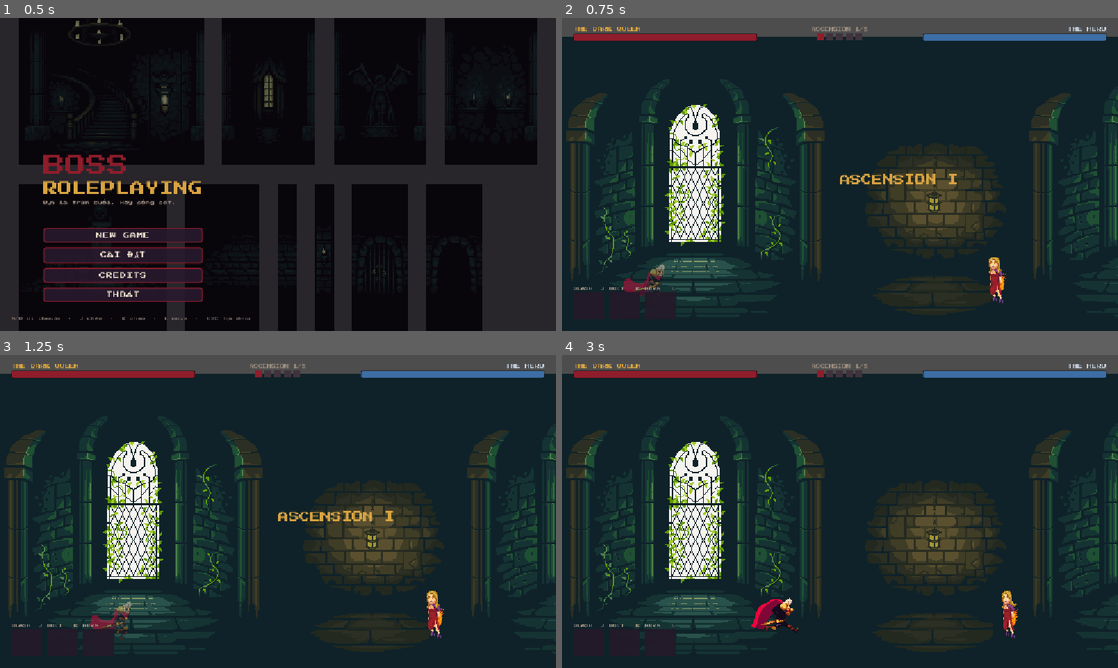
Above: before the commit, frames 1-4 (two rows, left to right).
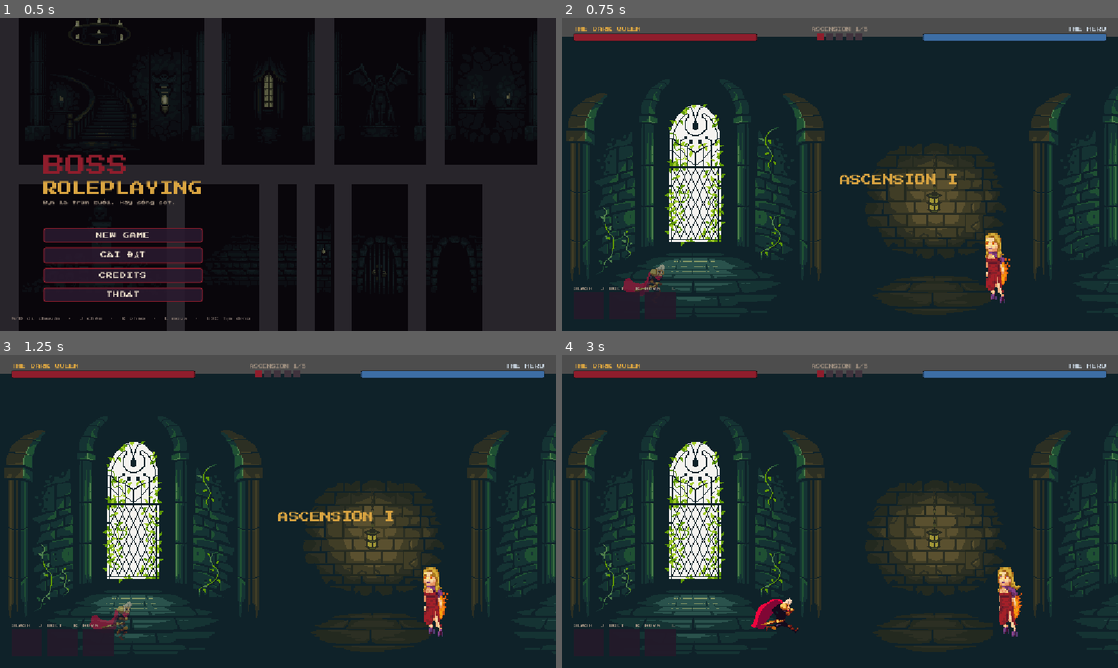
Above: after the commit, the same moments.

Repository: hieubqdsm/boss-roleplaying
Game: Godot game, scene res://scenes/main_menu.tscn
Same seed, same stepped clock (60 frames per second), same inputs: the game is played once before the commit and once after it.
Inputs:
- Up to frame 1 (0.5 s): no input
- Up to frame 2 (0.75 s): click "NEW GAME" at 0.5 s
- Up to frame 3 (1.25 s): no input
- Up to frame 4 (3 s): hold D (move_right) 1.28-2.03 s; hold A (move_left) 2.03-2.78 s; hold D (move_right) from 2.78 s (still down)

Frame 1 is identical in both runs. In frame 2, 0.6% of the frame differs, in the area x 76-81%, y 68-92%; in frame 3, 0.6%; in frame 4, 0.7%, in the area x 78-83%, y 67-91%.

Commit message:
F-001: fix feedback playtest 1 — queen x3, bolt sprite fire-ball rieng, respawn Timer node + log [ARENA], reset mau queen moi round

Diff:
--- a/assets/sprites/fx/fx_frames.tres
+++ b/assets/sprites/fx/fx_frames.tres
@@ -1,12 +1,10 @@
-[gd_resource type="SpriteFrames" load_steps=24 format=3]
+[gd_resource type="SpriteFrames" load_steps=23 format=3]
 
-[ext_resource type="Texture2D" path="res://assets/sprites/queen/f8.png" id="tex_f8"]
+[ext_resource type="Texture2D" path="res://assets/sprites/fx/fireball_0.png" id="tex_fireball_0"]
 
-[ext_resource type="Texture2D" path="res://assets/sprites/queen/f9.png" id="tex_f9"]
+[ext_resource type="Texture2D" path="res://assets/sprites/fx/fireball_1.png" id="tex_fireball_1"]
 
-[ext_resource type="Texture2D" path="res://assets/sprites/queen/f10.png" id="tex_f10"]
-
-[ext_resource type="Texture2D" path="res://assets/sprites/queen/f11.png" id="tex_f11"]
+[ext_resource type="Texture2D" path="res://assets/sprites/fx/fireball_2.png" id="tex_fireball_2"]
 
 [ext_resource type="Texture2D" path="res://assets/sprites/fx/ghostv_0.png" id="tex_ghostv_0"]
 
@@ -49,7 +47,7 @@
 [resource]
 
 animations = [{
-"frames": [{"duration": 1.0, "texture": ExtResource("tex_f8")}, {"duration": 1.0, "texture": ExtResource("tex_f9")}, {"duration": 1.0, "texture": ExtResource("tex_f10")}, {"duration": 1.0, "texture": ExtResource("tex_f11")}],
+"frames": [{"duration": 1.0, "texture": ExtResource("tex_fireball_0")}, {"duration": 1.0, "texture": ExtResource("tex_fireball_1")}, {"duration": 1.0, "texture": ExtResource("tex_fireball_2")}],
 "loop": true,
 "name": &"bolt",
 "speed": 10.0
--- a/project.godot
+++ b/project.godot
@@ -1,5 +1,10 @@
 ; Engine configuration file.
-; Boss Roleplaying — Godot 4.7.1 (xem docs/ROADMAP.md)
+; It's best edited using the editor UI and not directly,
+; since the parameters that go here are not all obvious.
+;
+; Format:
+;   [section] ; section goes between []
+;   param=value ; assign values to parameters
 
 config_version=5
 
@@ -11,10 +16,6 @@
 config/features=PackedStringArray("4.7")
 config/icon="res://icon.svg"
 
-[audio]
-
-buses/default_bus_layout="res://default_bus_layout.tres"
-
 [autoload]
 
 Events="*res://autoload/events.gd"
@@ -23,10 +24,7 @@
 
 [display]
 
-window/size/viewport_width=1152
-window/size/viewport_height=648
 window/stretch/mode="canvas_items"
-window/stretch/aspect="keep"
 
 [input]
 
@@ -66,10 +64,6 @@
 ]
 }
 
-[physics]
-
-common/physics_ticks_per_second=60
-
 [rendering]
 
 textures/canvas_textures/default_texture_filter=0
--- a/scenes/arena.tscn
+++ b/scenes/arena.tscn
@@ -27,3 +27,11 @@
 [node name="PauseUI" parent="." instance=ExtResource("6_pause")]
 
 [node name="EndUI" parent="." instance=ExtResource("7_end")]
+
+[node name="RespawnTimer" type="Timer" parent="."]
+wait_time = 2.2
+one_shot = true
+
+[node name="EndTimer" type="Timer" parent="."]
+wait_time = 1.6
+one_shot = true
--- a/scenes/entities/queen.tscn
+++ b/scenes/entities/queen.tscn
@@ -8,8 +8,8 @@
 script = ExtResource("1_queen")
 
 [node name="AnimatedSprite2D" type="AnimatedSprite2D" parent="."]
-position = Vector2(0, -56)
-scale = Vector2(2, 2)
+position = Vector2(0, -84)
+scale = Vector2(3, 3)
 sprite_frames = ExtResource("2_frames")
 animation = &"idle"
 
--- a/scripts/arena.gd
+++ b/scripts/arena.gd
@@ -26,8 +26,9 @@
 var fight_time := 0.0
 var damage_dealt := 0
 var damage_taken := 0
-var _respawn_timer := 0.0
-var _end_timer := 0.0
+
+@onready var respawn_timer: Timer = $RespawnTimer
+@onready var end_timer: Timer = $EndTimer
 
 const ROMAN := ["I", "II", "III", "IV", "V"]
 
@@ -43,6 +44,8 @@
 	queen.health.health_changed.connect(hud.update_queen_hp)
 	hero.health.health_changed.connect(hud.update_hero_hp)
 	hud.setup(queen.health.max_health, hero.health.max_health)
+	respawn_timer.timeout.connect(_respawn)
+	end_timer.timeout.connect(_end_fight)
 	hud.set_round(1, MAX_ROUNDS)
 	GameAudio.play_music("fight")
 	_start_round(1)
@@ -53,25 +56,22 @@
 		return
 	fight_time += delta
 	hud.update_cooldowns(queen.cooldown_fractions())
-	if _respawn_timer > 0.0:
-		_respawn_timer -= delta
-		if _respawn_timer <= 0.0:
-			_respawn()
-	if _end_timer > 0.0:
-		_end_timer -= delta
-		if _end_timer <= 0.0:
-			_end_fight()
 
 
 func _start_round(round: int) -> void:
 	round_idx = round
 	fight_active = true
+	queen.reset_for_round()
 	hero.setup_round(round)
 	hero.position = Vector2(HERO_SPAWN_X, GROUND_Y)
 	hero.show()
 	hud.update_hero_hp(hero.health.health, hero.health.max_health)
+	hud.set_round(round, MAX_ROUNDS)
 	hud.show_banner("ASCENSION %s" % ROMAN[round - 1], 1.4)
 	GameAudio.play_sfx("round_start")
+	print("[ARENA] bắt đầu round %d/%d — hero HP %d, queen HP %d" % [
+		round, MAX_ROUNDS, hero.health.health, queen.health.health
+	])
 
 
 func _respawn() -> void:
@@ -79,20 +79,23 @@
 
 
 func _on_hero_died() -> void:
-	damage_dealt += 0
-	hud.show_banner("THE HERO FALLS", 1.1)
 	var next := round_idx + 1
 	if next > MAX_ROUNDS:
+		print("[ARENA] hero gục lần cuối (round %d) → VICTORY sau %.1fs" % [round_idx, fight_time])
+		hud.show_banner("THE HERO FALLS", 1.1)
 		fight_active = false
-		_end_timer = 1.6
+		end_timer.start()
 		return
+	print("[ARENA] hero gục ở round %d → hồi sinh round %d sau %.1fs" % [round_idx, next, respawn_timer.wait_time])
+	hud.show_banner("THE HERO FALLS", 1.1)
 	round_idx = next
-	_respawn_timer = 2.2
+	respawn_timer.start()
 
 
 func _on_queen_died() -> void:
+	print("[ARENA] queen gục (round %d, %.1fs) → DEFEAT" % [round_idx, fight_time])
 	fight_active = false
-	_end_timer = 1.8
+	end_timer.start()
 
 
 func _end_fight() -> void:
@@ -108,3 +111,4 @@
 	pause_ui.process_mode = Node.PROCESS_MODE_DISABLED
 	Events.fight_ended.emit(victory, stats)
 	end_ui.show_result(victory, stats)
+	print("[ARENA] kết thúc — victory=%s stats=%s" % [str(victory), str(stats)])
--- a/scripts/hero.gd
+++ b/scripts/hero.gd
@@ -151,6 +151,7 @@
 
 func _on_died() -> void:
 	dead = true
+	print("[HERO] gục ở round %d" % round_idx)
 	GameAudio.play_sfx("hero_die")
 	sprite.play("hurt")
 	var ghost := GhostFXScene.instantiate()
--- a/scripts/queen.gd
+++ b/scripts/queen.gd
@@ -122,7 +122,7 @@
 	_anim_lock = 0.3
 	sprite.play("cast")
 	GameAudio.play_sfx("bolt_cast")
-	var muzzle := global_position + Vector2(34.0 * facing, -58.0)
+	var muzzle := global_position + Vector2(52.0 * facing, -86.0)
 	if phase2:
 		_spawn_bolt(muzzle, Vector2(facing, -0.14).normalized())
 		_spawn_bolt(muzzle, Vector2(facing, 0.14).normalized())
@@ -166,17 +166,17 @@
 	GameAudio.play_sfx("nova")
 	var fx := NovaScene.instantiate()
 	get_parent().add_child(fx)
-	fx.global_position = global_position + Vector2(0, -56)
+	fx.global_position = global_position + Vector2(0, -84)
 	fx.launch(radius)
 	if is_instance_valid(_target) and not _target.is_dead():
-		var dist := _target.global_position.distance_to(global_position + Vector2(0, -48))
+		var dist := _target.global_position.distance_to(global_position + Vector2(0, -60))
 		if dist <= radius:
 			_hit_target(nova_damage, 520.0)
 	if phase2 and is_instance_valid(_target) and not _target.is_dead():
 		var skull := BoltScene.instantiate()
 		get_parent().add_child(skull)
 		skull.setup_skull(
-			global_position + Vector2(0, -120), bolt_speed * 0.45, 12, _target
+			global_position + Vector2(0, -170), bolt_speed * 0.45, 12, _target
 		)
 
 
@@ -220,15 +220,35 @@
 
 
 func _bob() -> void:
-	sprite.position.y = -56.0 + sin(Time.get_ticks_msec() * 0.004) * 3.0
+	sprite.position.y = -84.0 + sin(Time.get_ticks_msec() * 0.004) * 4.0
+
+
+var _phase2_tw: Tween
+
+
+func reset_for_round() -> void:
+	"""Mỗi round mới (hero hồi sinh): Queen hồi đầy máu, tắt phase 2."""
+	if dead:
+		return
+	if _phase2_tw != null and _phase2_tw.is_valid():
+		_phase2_tw.kill()
+	_phase2_tw = null
+	phase2 = false
+	modulate = Color.WHITE
+	_knock_x = 0.0
+	_invuln = 0.3
+	health.reset_to(health.max_health)
 
 
 func _on_health_changed(cur: int, mx: int) -> void:
 	if not phase2 and mx > 0 and float(cur) / float(mx) <= 0.4:
 		phase2 = true
-		var tw := create_tween().set_loops()
-		tw.tween_property(self, "modulate", Color(1.0, 0.82, 0.9), 0.4)
-		tw.tween_property(self, "modulate", Color(1.0, 0.95, 1.0), 0.4)
+		print("[QUEEN] phase 2 kích hoạt (%d/%d HP)" % [cur, mx])
+		if _phase2_tw != null and _phase2_tw.is_valid():
+			_phase2_tw.kill()
+		_phase2_tw = create_tween().set_loops()
+		_phase2_tw.tween_property(self, "modulate", Color(1.0, 0.82, 0.9), 0.4)
+		_phase2_tw.tween_property(self, "modulate", Color(1.0, 0.95, 1.0), 0.4)
 
 
 func _on_died() -> void:
Binary file added: assets/sprites/fx/fireball_0.png
Not shown, added: assets/sprites/fx/fireball_0.png.import
Binary file added: assets/sprites/fx/fireball_1.png
Not shown, added: assets/sprites/fx/fireball_1.png.import
Binary file added: assets/sprites/fx/fireball_2.png
Not shown, added: assets/sprites/fx/fireball_2.png.import
Not shown, changed: assets/sprites/fx/ghostv_0.png.import
Not shown, changed: assets/sprites/fx/ghostv_1.png.import
Not shown, changed: assets/sprites/fx/ghostv_2.png.import
Not shown, changed: assets/sprites/fx/ghostv_3.png.import
Not shown, changed: assets/sprites/fx/ghostv_4.png.import
Not shown, changed: assets/sprites/fx/ghostv_5.png.import
(and 46 more such lines)
